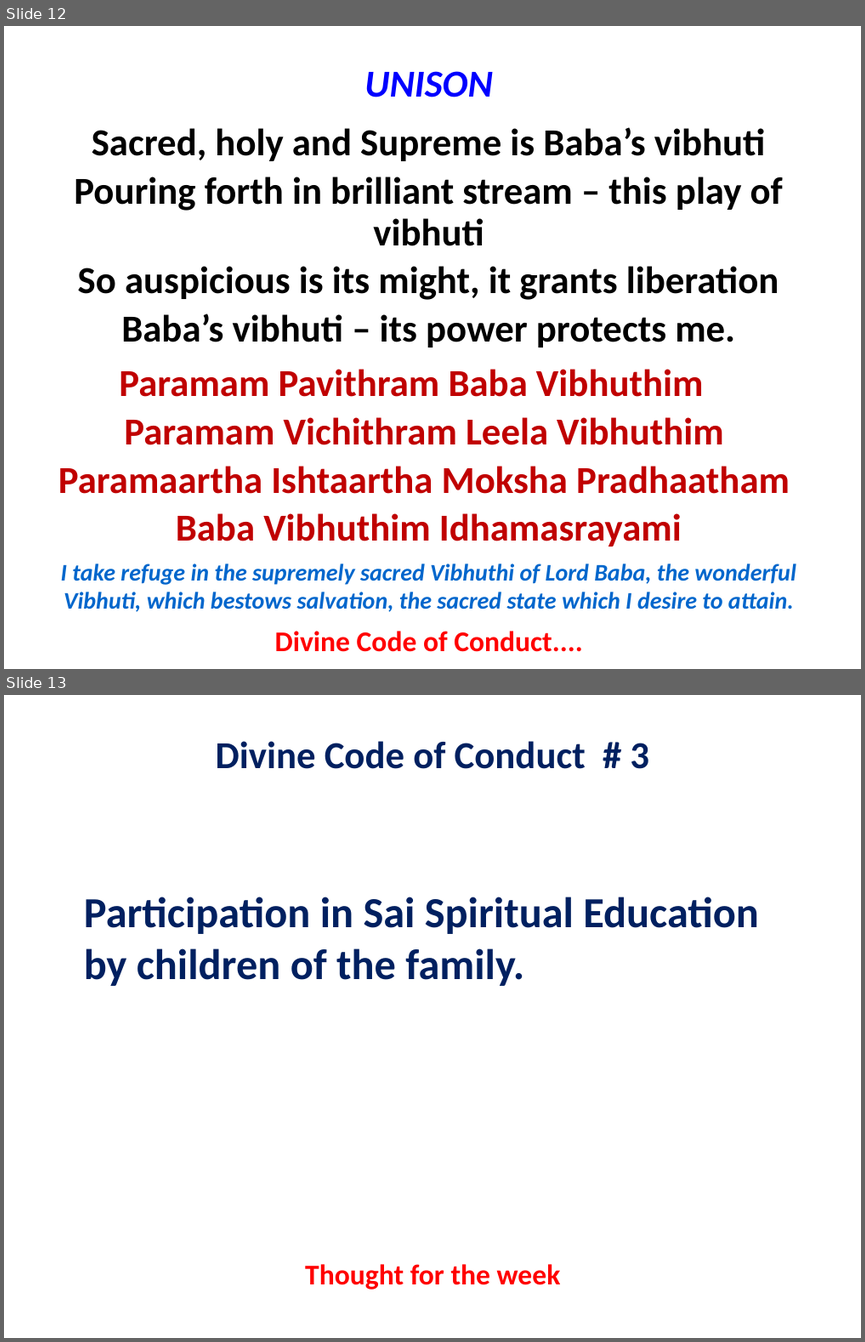
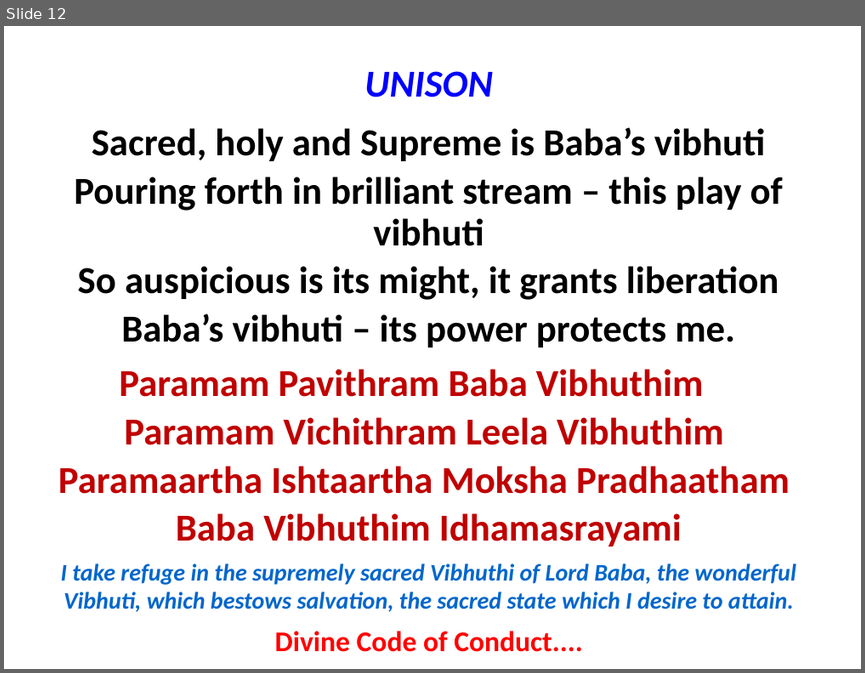
Before and after one commit to rkanadam/saibhajanmaker, a slide deck: WebContent/WEB-INF/suffix.pptx. Shown one above the other, each under a label of ours: slides 12 and 13 before the commit, slide 12 after it. The pictures are 865x1342 and 865x673 pixels, drawn with LibreOffice and Linux fonts; fonts in the diff are those of the drawing. Boxes give left, top, right and bottom in pixels: in the first picture for what was removed or moved away, otherwise in the second. Text is boxed around its words. In the diff, an @@ line names an element or a change of style, - is before the commit and + after.

Commit message:
Adding support for adding thought for the day

```diff
--- a/WebContent/WEB-INF/suffix.pptx
+++ b/WebContent/WEB-INF/suffix.pptx
@@ slide 13 removed at [4, 695, 861, 1338], background #FFFFFF @@
@@ text removed at [216, 741, 649, 769] @@
-Divine Code of Conduct # 3
@@ text removed at [84, 896, 759, 986] @@
-Participation in Sai Spiritual Education by children of the family.
@@ text removed at [305, 1264, 561, 1289] @@
-Thought for the week
```
Also in this commit, not shown: 5 other slides removed, 7 other files.
